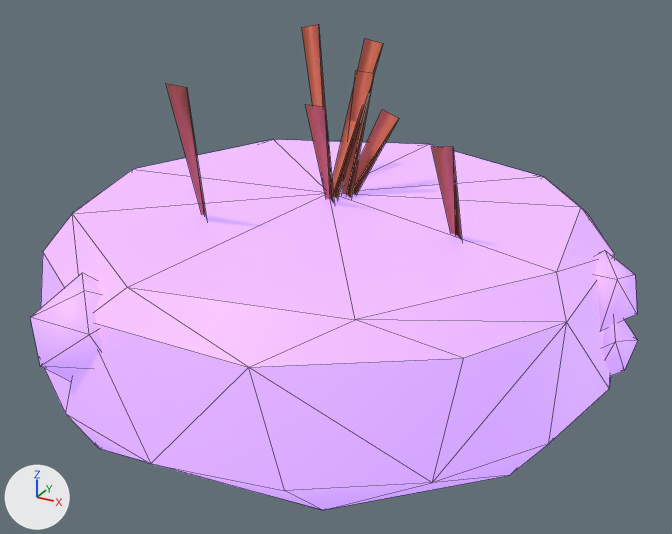
Two versions of the glTF model public/models/lod2/concrete_plug.glb, one commit apart.
Before and after are seen from a camera (50 mm lens) standing at (1.54, -2.74, 1.69) and looking at (0.07, -0.08, 0.36). Lighting does not change. The marker at lower left points along +X, +Y and +Z. The older version comes first. Mesh edges are drawn as thin lines. Where no turn or scale is listed for an object, it has been applied to the vertices. Vertices at exactly the same position are counted once.

Objects in the first picture: 'concrete_plug'.
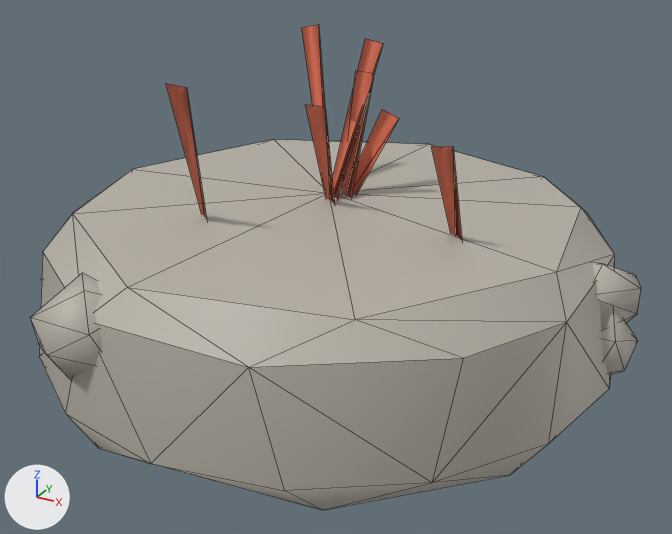
Where the newer file only moved an object's origin or applied its transform, the numbers keep the older frame.

The change, as a list of edits to the scene's bpy script:
```text
Change me_concrete_plug_004:
    used by ob_concrete_plug; location = (0.02, 0.0, 0.57)
    remove me_concrete_plug_004.from_pydata(...)  # 159 vertices, 232 faces; spans x -1.07..1.07, y -1.05..1.05, z -0.57..0.57
    add me_concrete_plug_004.from_pydata(...)  # 159 vertices, 232 faces; spans x -1.07..1.07, y -1.06..1.05, z -0.57..0.57
    me_concrete_plug_004 part 1
    26 vertices are removed from x -0.96..1.0, y -1.04..0.98, z -0.5..-0.07
    74 faces are deleted
    10 vertices move from x -1.0..0.98, y 0.06..0.87, z -0.51..-0.11 to x -0.92..0.98, y 0.06..0.91, z -0.53..-0.11
    26 vertices are added at x -1.07..1.06, y -1.06..0.95, z -0.47..-0.07
    74 new faces join them
    me_concrete_plug_004 part 2: 159 kept faces spanning x -1.07..1.07, y -1.05..1.05, z -0.57..0.57 get new texture (UV) coordinates
```

Pixel boxes [x1, y1, x2, y2] of what changed, in the pictures (672 x 534 px; the box of a moved part takes in the faces that stretch with it):
'concrete_plug', reshaped: before [30, 24, 638, 510]; after [30, 24, 641, 510]
part 1 of me_concrete_plug_004, moved or reshaped (mostly hidden): before [30, 122, 637, 381]; after [30, 122, 641, 380]
part 2 of me_concrete_plug_004, surface changed (purple to grey): [31, 48, 638, 510] in both
